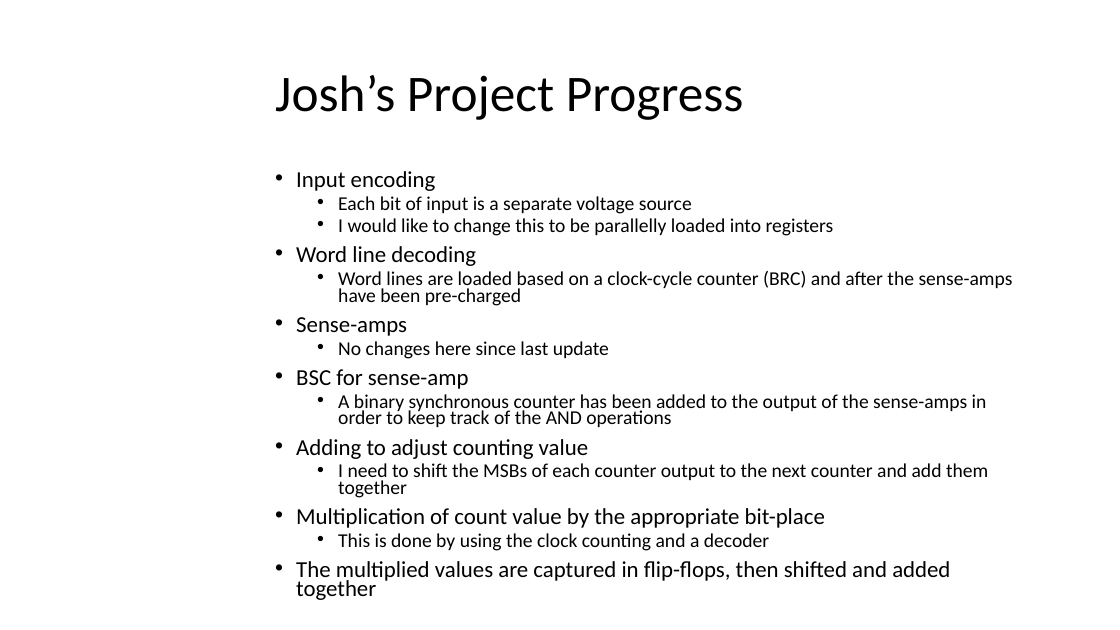
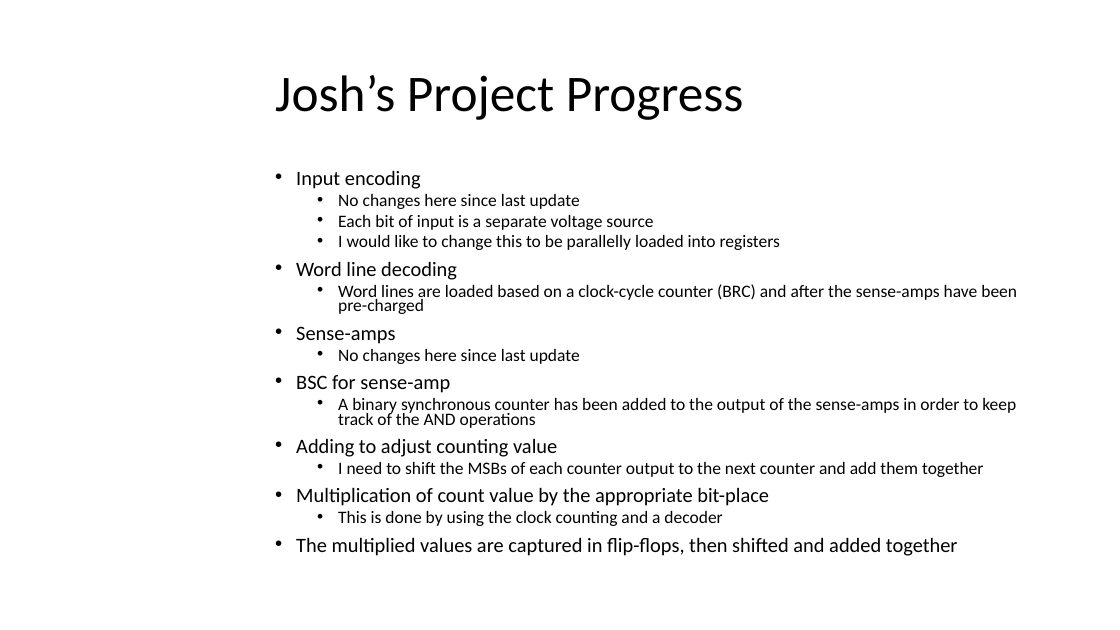
Before and after one commit to mayersjd/HardwareCNN, a slide deck: slide 5 of Presentations/ProjectPresentation_04-01-JM.pptx. Drawn at 1120x630 pixels with LibreOffice and Linux fonts; fonts in the diff are those of the drawing; background and template pictures are left out. Boxes give left, top, right and bottom in pixels: in the first picture for what was removed or moved away, otherwise in the second. Text is boxed around its words. In the diff, an @@ line names an element or a change of style, - is before the commit and + after.

```diff
--- a/Presentations/ProjectPresentation_04-01-JM.pptx
+++ b/Presentations/ProjectPresentation_04-01-JM.pptx
@@ text at <box>296,170,1017,556</box>: size 19.6 to 17.5 pt in "Input encoding", "Word line decoding", "Sense-amps", "BSC for sense-amp" and 3 more places; size 16.8 to 15 pt in "Each bit of input is a separate ...", "I would like to change this to ...", "Word lines are loaded based on a ...", "No changes here since last update" and 3 more places @@
@@ text at <box>338,194,580,209</box>: paragraph added @@
+  • No changes here since last update
```
Also in this commit, not shown: 3 other slides changed, 1 slide removed, 1 other file.
